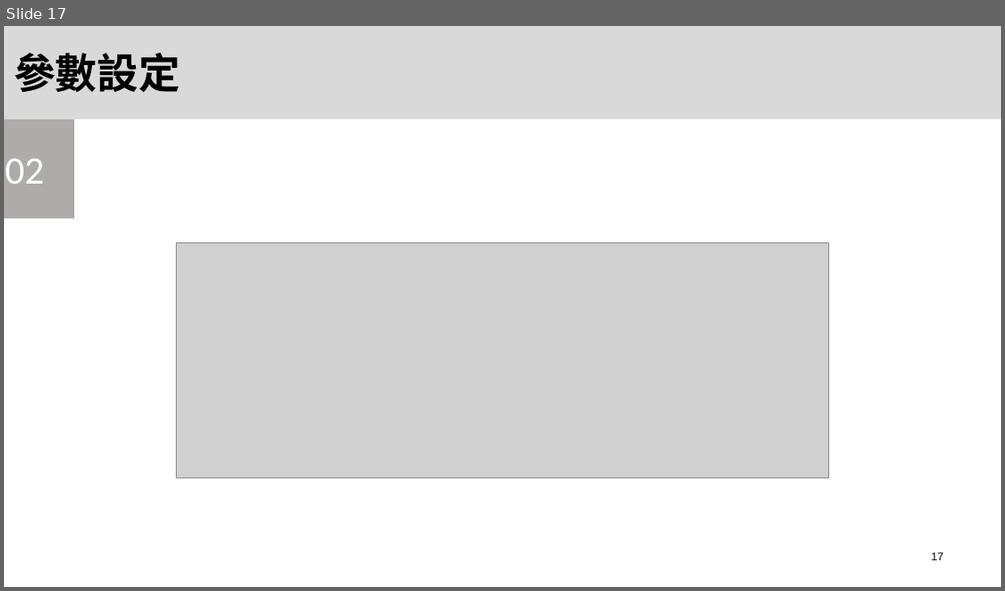
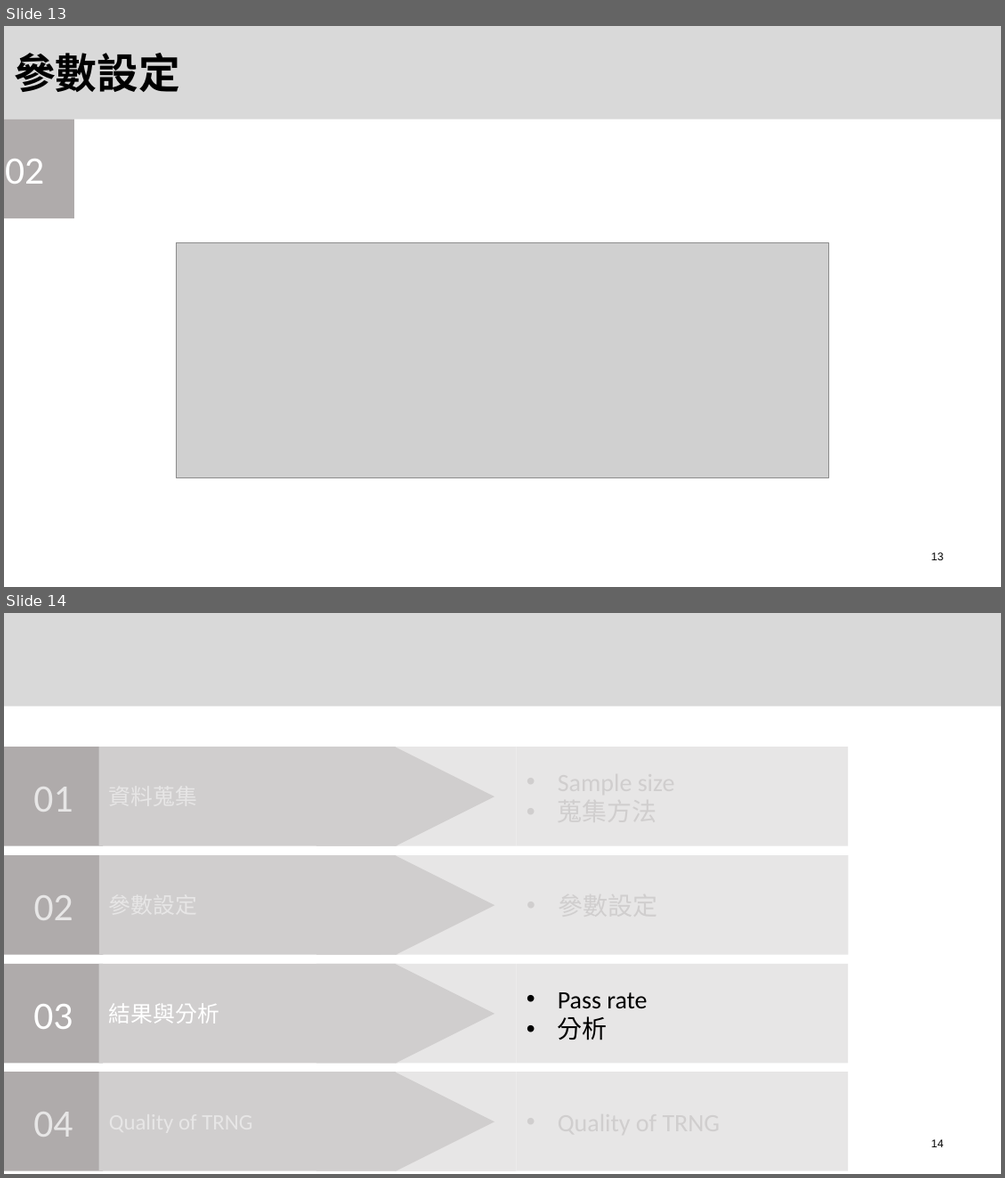
Before and after one commit to OYungShen/HardWare_Security_Final_project, a slide deck: Final.pptx. Shown one above the other, each under a label of ours: slide 17 before the commit, slides 13 and 14 after it. The pictures are 1005x591 and 1005x1178 pixels, drawn with LibreOffice and Linux fonts; fonts in the diff are those of the drawing; grey boxes stand for pictures. Boxes give left, top, right and bottom in pixels: in the first picture for what was removed or moved away, otherwise in the second. Text is boxed around its words. In the diff, an @@ line names an element or a change of style, - is before the commit and + after.

```diff
--- a/Final.pptx
+++ b/Final.pptx
@@ slide 14 added at bbox=[4, 613, 1001, 1174], background #FFFFFF @@
@@ rectangle added at bbox=[4, 613, 1001, 706], fill #D9D9D9 @@
@@ rectangle added at bbox=[4, 747, 104, 846], fill #AFABAB, 37.3 pt, text #E7E6E6 @@
+01
@@ group added at bbox=[99, 747, 849, 846]: 4 rectangles, 1 triangle @@
@@ rectangle added at bbox=[4, 855, 104, 955], fill #AFABAB, 37.3 pt, text #E7E6E6 @@
+02
@@ group added at bbox=[99, 855, 849, 955]: 4 rectangles, 1 triangle @@
@@ rectangle added at bbox=[4, 964, 104, 1063], fill #AFABAB, 37.3 pt, text #FFFFFF @@
+03
@@ group added at bbox=[99, 964, 849, 1063]: 4 rectangles, 1 triangle @@
+結果與分析
+• Pass rate
+• 分析
@@ rectangle added at bbox=[4, 1071, 104, 1171], fill #AFABAB, 37.3 pt, text #E7E6E6 @@
+04
@@ group added at bbox=[99, 1071, 849, 1172]: 4 rectangles, 1 triangle @@
@@ page number added at bbox=[931, 1139, 944, 1147], 10.7 pt, text #000000 @@
+14
@@ what was slide 17 is now slide 13 @@
@@ page number at bbox=[931, 552, 944, 560]: text changed @@
-17
+13
```
Also in this commit, not shown: 9 slides changed, 26 other slides added, 3 slides removed, 5 other files.
